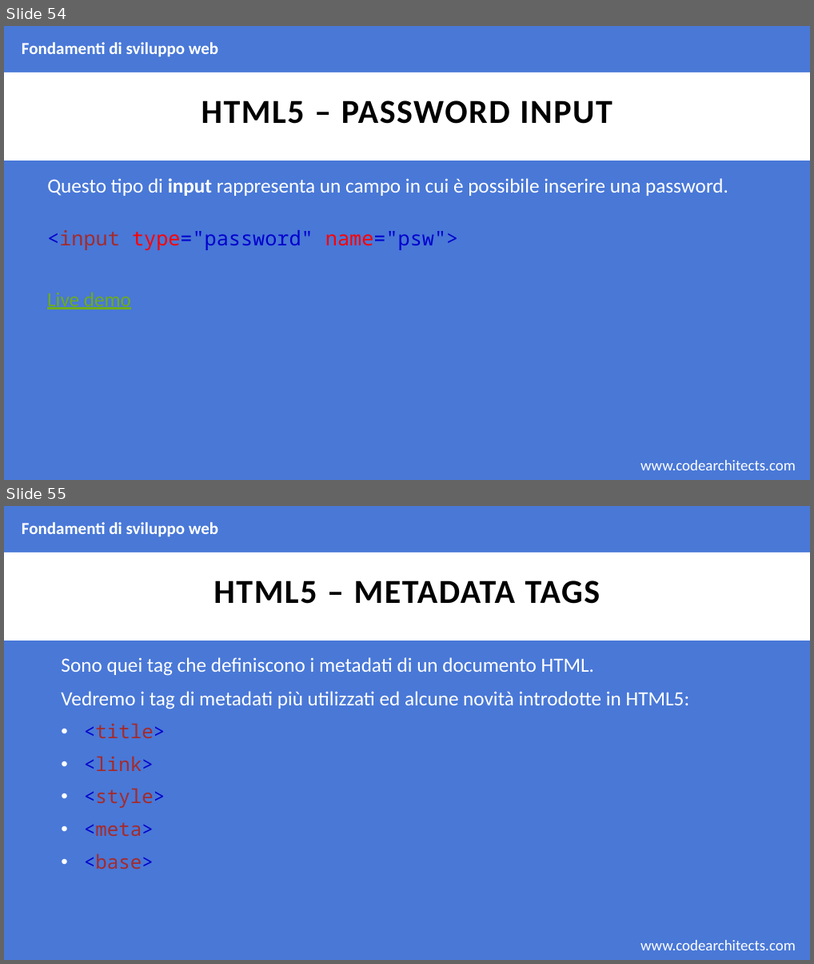
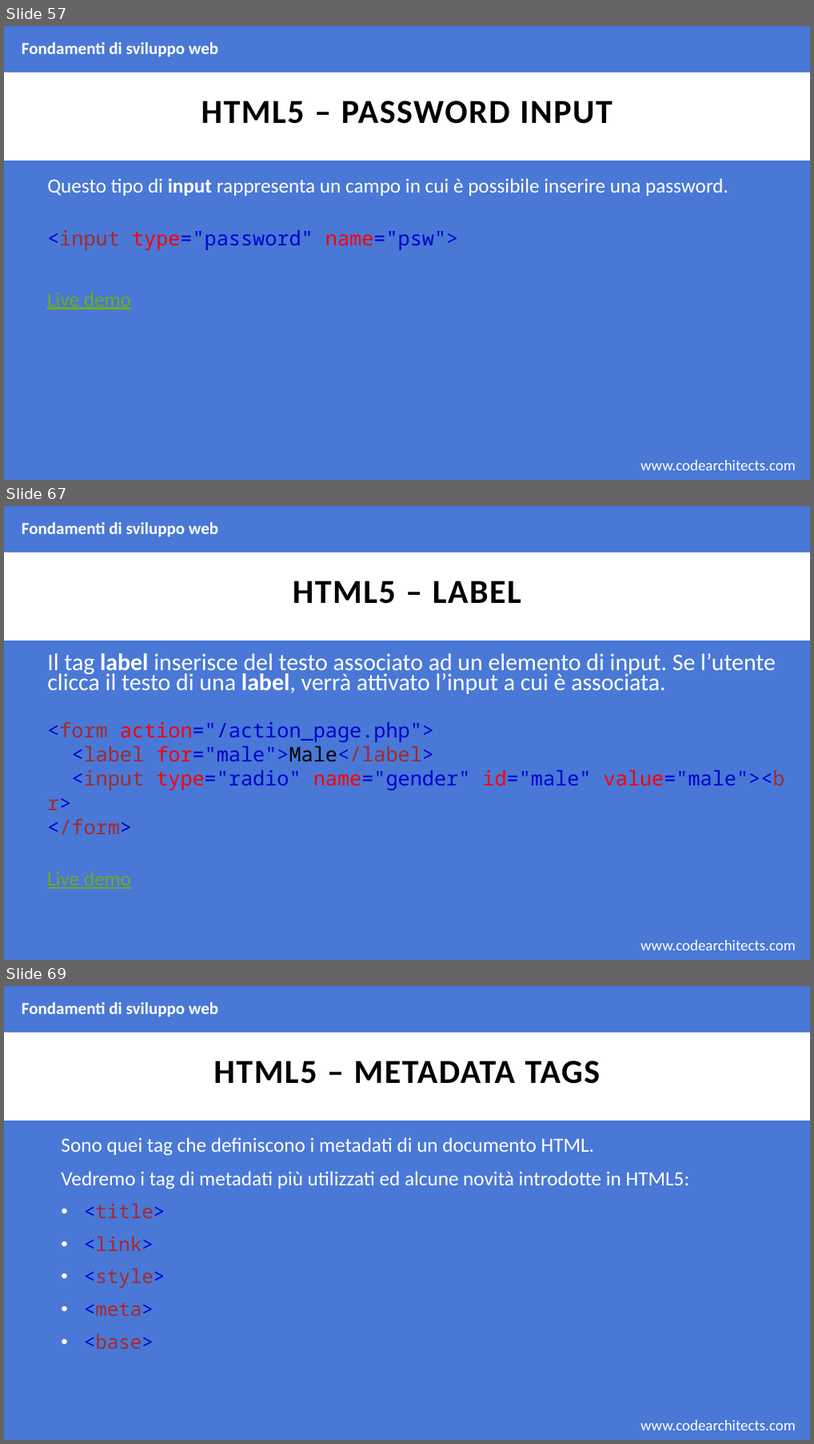
Before and after one commit to CodeArchitectsTraining/fondamenti-sviluppo-web-29052018, a slide deck: slides/html.pptx. Shown one above the other, each under a label of ours: slides 54 and 55 before the commit, slides 57, 67 and 69 after it; the slides between them are not shown. The pictures are 814x964 and 814x1444 pixels, drawn with LibreOffice and Linux fonts; fonts in the diff are those of the drawing; background and template pictures are left out. Boxes give left, top, right and bottom in pixels: in the first picture for what was removed or moved away, otherwise in the second. Text is boxed around its words. In the diff, an @@ line names an element or a change of style, - is before the commit and + after.

Commit message:
completed html, needs revision

```diff
--- a/slides/html.pptx
+++ b/slides/html.pptx
@@ slide 67 added at (x1=4, y1=506, x2=810, y2=960), background #4978D7; not listed: 2 template elements that a slide beside it also shows @@
@@ text added at (x1=22, y1=522, x2=218, y2=537), 20 pt, text #FFFFFF, bold @@
+Fondamenti di sviluppo web
@@ title added at (x1=293, y1=580, x2=522, y2=604), 40 pt, text #000000, bold @@
+HTML5 – LABEL
@@ text added at (x1=47, y1=653, x2=776, y2=694), 28.5 pt, text #FFFFFF @@
+Il tag label inserisce del testo associato ad un elemento di input. Se l’utente clicca il testo di una label, verrà attivato l’input a cui è associata.
@@ text added at (x1=47, y1=721, x2=786, y2=790), 24 pt, text #0000CD @@
+<form action="/action_page.php">
+<label for="male">Male</label>
+<input type="radio" name="gender" id="male" value="male"><br>
+</form>
@@ text added at (x1=47, y1=871, x2=131, y2=888), 24 pt, text #6EAC1C, underline @@
+Live demo
@@ what was slide 54 is now slide 57 @@
@@ what was slide 55 is now slide 69 @@
```
Also in this commit, not shown: 1 slide changed, 18 other slides added, 1 other file.
